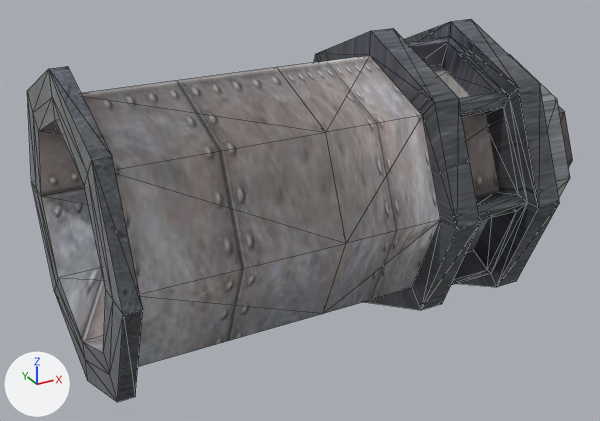
The glTF model packages/resources/glb/pipe/pipe_U.glb, before and after one commit.
One viewpoint serves both versions: a camera (50 mm lens) standing at (-6.98, -9.45, 8.38) and looking at (-1.74, 0.07, 3.61). Arrows for +X, +Y and +Z are at lower left; the lights stay in place. Mesh edges are drawn as thin lines. Where no turn or scale is listed for an object, it has been applied to the vertices. Vertices at the same position are counted once.

The older version as bpy lines, for what is in view:
```python
mat_材质_004 = bpy.data.materials.new('材质.004')
mat_材质_004.use_nodes = True; mat_材质_004.node_tree.nodes.clear()
_N = mat_材质_004.node_tree.nodes; _L = mat_材质_004.node_tree.links
n0 = _N.new('ShaderNodeBsdfPrincipled'); n0.name = 'Principled BSDF'
n0.inputs[1].default_value = 0.15  # 'Metallic'
n0.inputs[2].default_value = 0.732  # 'Roughness'
n1 = _N.new('ShaderNodeOutputMaterial'); n1.name = 'Material Output'
n2 = _N.new('ShaderNodeTexImage'); n2.name = 'Image Texture'
n2.image = img_6ff7306765a1f1c9ead8c3c480637853
n3 = _N.new('ShaderNodeNormalMap'); n3.name = 'Normal Map'
n3.uv_map = 'UVMap'
n3.inputs[0].default_value = 0.2  # 'Strength'
n4 = _N.new('ShaderNodeTexImage'); n4.name = 'Image Texture.001'
n4.image = img_f86a020anormalmap
_L.new(n0.outputs[0], n1.inputs[0])  # 'BSDF' to 'Surface'
_L.new(n2.outputs[0], n0.inputs[0])  # 'Color' to 'Base Color'
_L.new(n3.outputs[0], n0.inputs[5])  # 'Normal' to 'Normal'
_L.new(n4.outputs[0], n3.inputs[1])  # 'Color' to 'Color'
me_zhuti_009 = bpy.data.meshes.new('zhuti.009')
me_zhuti_009.from_pydata(...)  # 201 vertices, 456 faces; spans x -5.0..2.44, y -2.1..2.1, z 1.87..6.07
# faces by material slot: [128, 328]
me_zhuti_009.materials.append(mat_材质_004)
me_zhuti_009.materials.append(mat_材质_005)  # picture img_1f8addb7fd2e6dd3cb3d4b0103c0e9b4
ob_zhuti_u = bpy.data.objects.new('zhuti.U', me_zhuti_009)
ob_zhuti_u.location = (0.0, 0.0, 0.0)
```
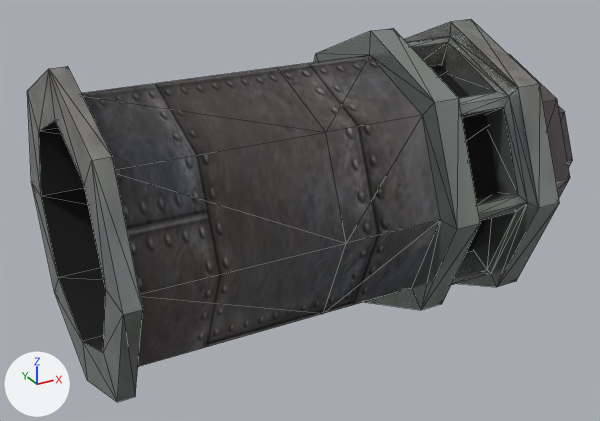
Edits to the bpy script that builds the scene:
```text
Add img_tiepi1_spec_tiepi1_occ:
    img_tiepi1_spec_tiepi1_occ = load_image('tiepi1_SPEC-tiepi1_OCC', '_unpacked/tiepi1_SPEC-tiepi1_OCC', 250, 250, 'Non-Color')
Add img_pipe_normal:
    img_pipe_normal = load_image('pipe_normal', '_unpacked/pipe_normal', 250, 250, 'Non-Color')
Add img_pipe_texture_psd:
    img_pipe_texture_psd = load_image('pipe_texture.psd', '_unpacked/pipe_texture.psd', 250, 250, 'sRGB')
Change mat_材质_004:
    remove # nodes: BsdfPrincipled, NormalMap, OutputMaterial, TexImage x2
    remove # uses the picture img_6ff7306765a1f1c9ead8c3c480637853
    remove # uses the picture img_f86a020anormalmap
    nodes: BsdfPrincipled, NormalMap, OutputMaterial, SeparateColor, TexImage x3
    uses the picture img_pipe_normal
    uses the picture img_pipe_texture_psd
    uses the picture img_tiepi1_spec_tiepi1_occ
Change me_zhuti_009:
    used by ob_zhuti_u; location = (0.0, 0.0, 0.0)
    remove me_zhuti_009.from_pydata(...)  # 201 vertices, 456 faces; spans x -5.0..2.44, y -2.1..2.1, z 1.87..6.07
    add me_zhuti_009.from_pydata(...)  # 185 vertices, 392 faces; spans x -5.0..2.44, y -2.1..2.1, z 1.87..6.07
    me_zhuti_009 part 1
    8 vertices are removed from x 1.05, y -1.77..1.77, z 2.2..5.74
    168 faces are deleted
    120 new faces join them
    me_zhuti_009 part 2
    8 vertices are removed from x -5.0, y -1.77..1.77, z 2.2..5.74
    32 faces are deleted
    16 new faces join them
    me_zhuti_009 part 3: 256 kept faces spanning x -5.0..2.44, y -2.1..2.1, z 1.87..6.07 get new texture (UV) coordinates
    me_zhuti_009 part 4: 164 faces spanning x -5.0..1.86, y -2.1..2.1, z 1.87..6.07 switch from mat_材质_005 (picture img_1f8addb7fd2e6dd3cb3d4b0103c0e9b4) to mat_材质_004
```

What differs and where, as boxes [x1, y1, x2, y2] in the pictures (600 x 421 px; the box of a moved part takes in the faces that stretch with it):
'zhuti.U', surface changed, reshaped: [27, 19, 573, 402] in both
part 1 of me_zhuti_009, moved or reshaped: [404, 22, 451, 42] in both
part 2 of me_zhuti_009, cut back: [27, 69, 123, 401] in both
part 3 of me_zhuti_009, surface changed: [39, 55, 573, 367] in both
part 4 of me_zhuti_009, recoloured: [49, 19, 570, 402] in both
